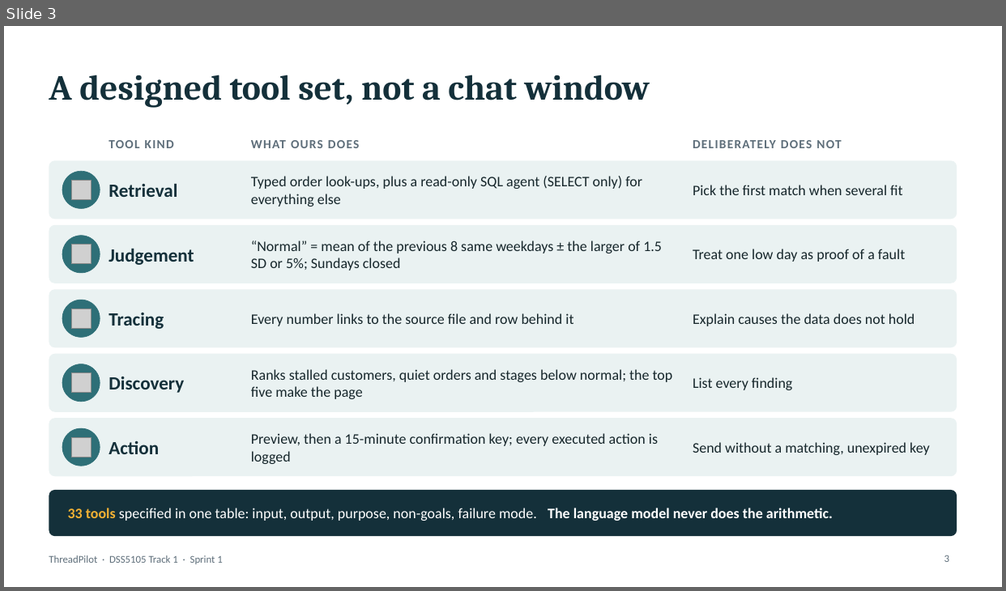
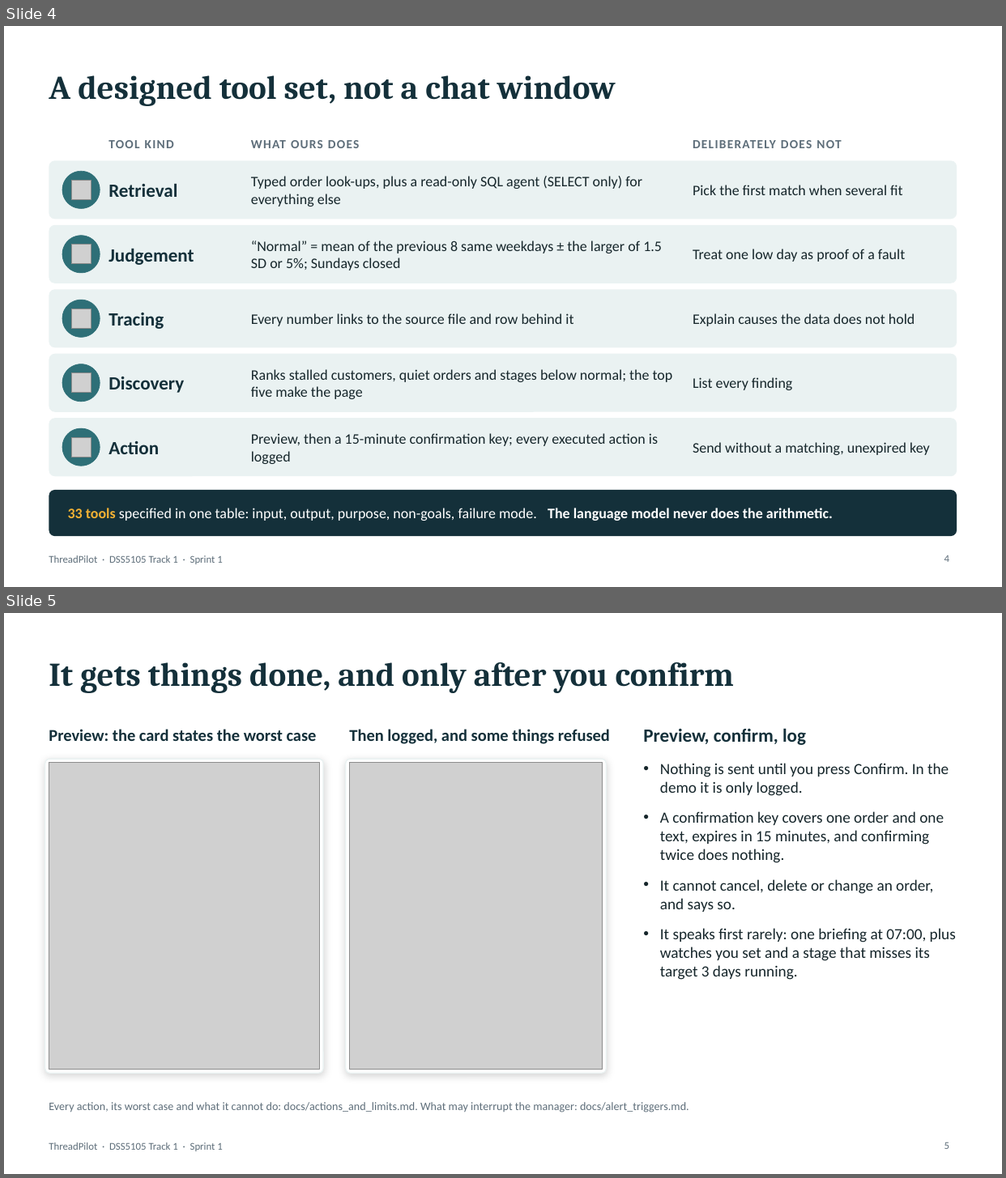
Before and after one commit to footoonming/DSS5105_fork, a slide deck: threadpilot/docs/presentation/ThreadPilot_Sprint1_5min.pptx. Shown one above the other, each under a label of ours: slide 3 before the commit, slides 4 and 5 after it. The pictures are 1006x591 and 1006x1178 pixels, drawn with LibreOffice and Linux fonts; fonts in the diff are those of the drawing; grey boxes stand for pictures. Boxes give left, top, right and bottom in pixels: in the first picture for what was removed or moved away, otherwise in the second. Text is boxed around its words. In the diff, an @@ line names an element or a change of style, - is before the commit and + after.

```diff
--- a/threadpilot/docs/presentation/ThreadPilot_Sprint1_5min.pptx
+++ b/threadpilot/docs/presentation/ThreadPilot_Sprint1_5min.pptx
@@ slide 5 added at <box>4,613,1002,1174</box>, background #FFFFFF; not listed: 1 template element that a slide beside it also shows @@
@@ title added at <box>49,662,734,693</box>, 32 pt, text #14303A, bold @@
+It gets things done, and only after you confirm
@@ text added at <box>49,729,317,741</box>, 16 pt, text #14303A, bold @@
+Preview: the card states the worst case
@@ text added at <box>349,729,610,744</box>, 16 pt, text #14303A, bold @@
+Then logged, and some things refused
@@ text added at <box>643,728,806,745</box>, 18 pt, text #14303A, bold @@
+Preview, confirm, log
@@ rounded rectangle added at <box>45,759,324,1073</box>, fill #FFFFFF, outline #EAF2F2 1 pt @@
@@ picture added at <box>49,763,320,1070</box> @@
@@ rounded rectangle added at <box>346,759,607,1073</box>, fill #FFFFFF, outline #EAF2F2 1 pt @@
@@ picture added at <box>350,763,603,1070</box> @@
@@ text added at <box>660,763,956,980</box>, 15 pt, text #16262B @@
+• Nothing is sent until you press Confirm. In the demo it is only logged.
+• A confirmation key covers one order and one text, expires in 15 minutes, and confirming twice does nothing.
+• It cannot cancel, delete or change an order, and says so.
+• It speaks first rarely: one briefing at 07:00, plus watches you set and a stage that misses its target 3 days running.
@@ text added at <box>49,1102,689,1113</box>, 11 pt, text #5E6E7A @@
+Every action, its worst case and what it cannot do: docs/actions_and_limits.md. What may interrupt the manager: docs/alert_triggers.md.
@@ page number added at <box>944,1143,949,1149</box>, 10 pt, text #5E6E7A @@
+5
@@ what was slide 3 is now slide 4 @@
@@ slide 4 changed as well @@
@@ title "A designed tool set, not ..." at <box>49,75,616,106</box>: size 34 to 32 pt @@
@@ page number at <box>944,556,949,562</box>: text changed @@
-3
+4
```
Also in this commit, not shown: 3 other slides changed, 3 other slides added, 2 slides removed, 18 other files.
